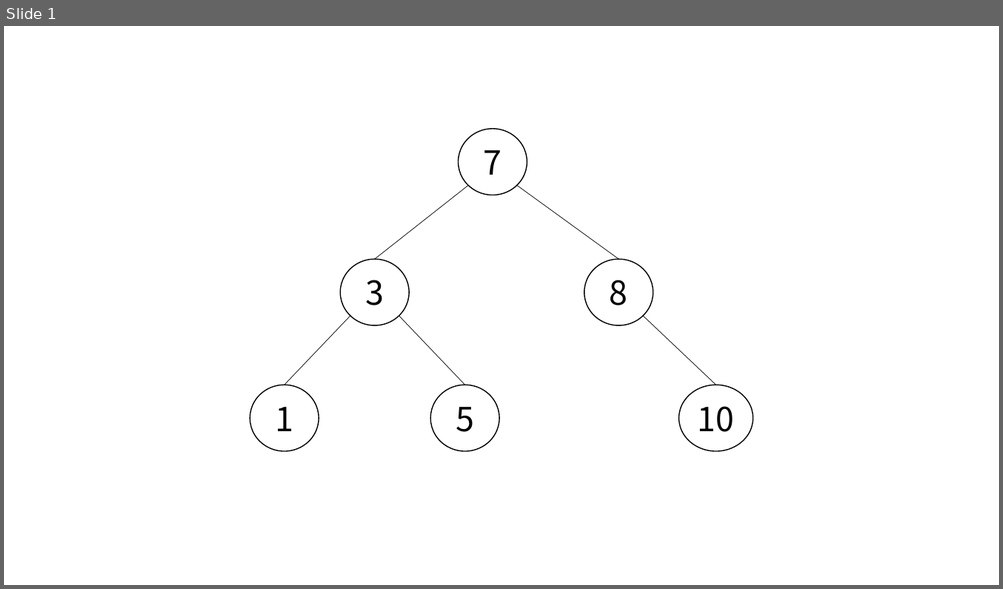
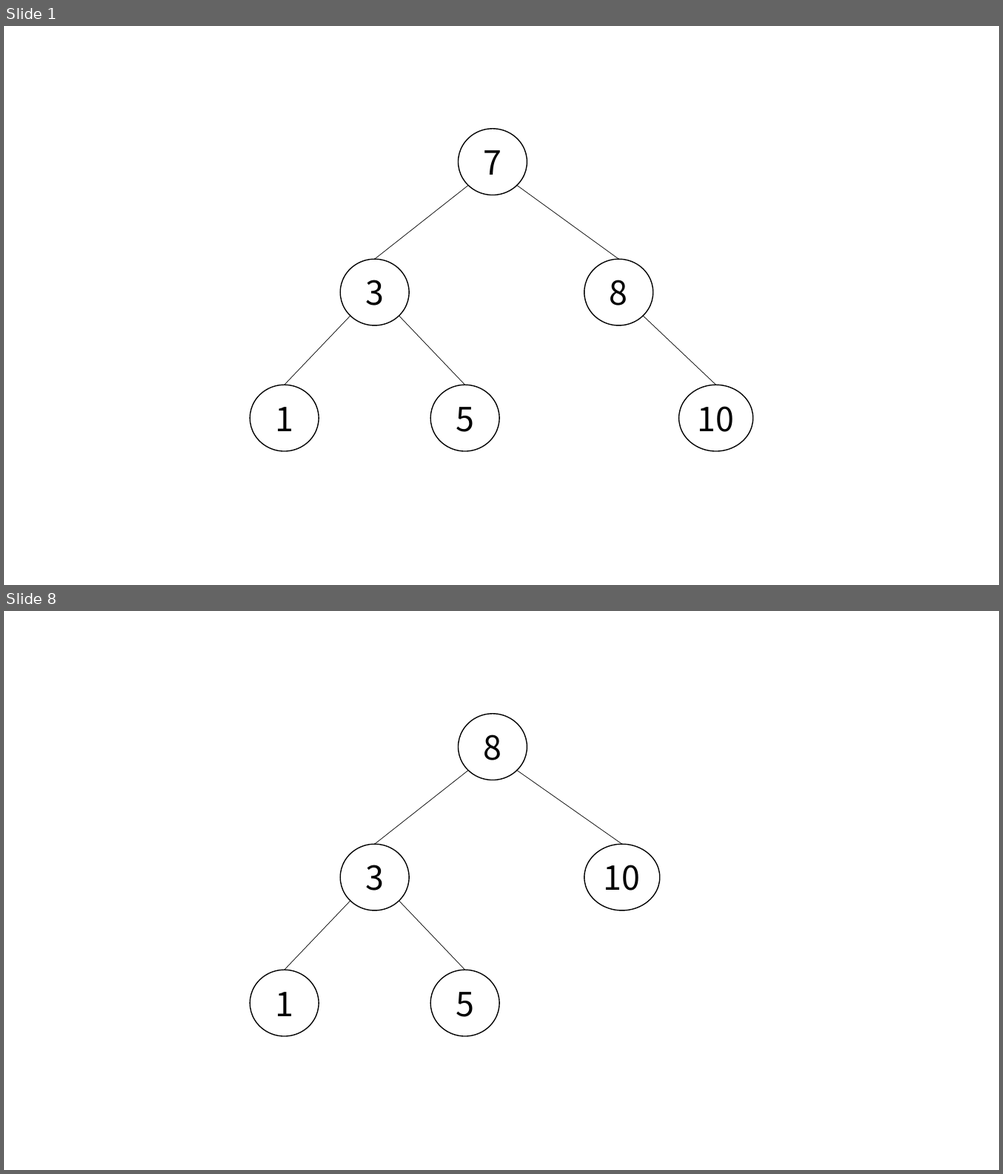
Before and after one commit to glitter1221/algorithm, a slide deck: binarySearchTree/binarySearchTree.pptx. Shown one above the other, each under a label of ours: slide 1 before the commit, slides 1 and 8 after it; the slides between them are not shown. The pictures are 1003x589 and 1003x1174 pixels, drawn with LibreOffice and Linux fonts; fonts in the diff are those of the drawing. Boxes give left, top, right and bottom in pixels: in the first picture for what was removed or moved away, otherwise in the second. Text is boxed around its words. In the diff, an @@ line names an element or a change of style, - is before the commit and + after.

```diff
--- a/binarySearchTree/binarySearchTree.pptx
+++ b/binarySearchTree/binarySearchTree.pptx
@@ slide 8 added at (x1=4, y1=611, x2=999, y2=1170), background #FFFFFF @@
@@ ellipse added at (x1=458, y1=714, x2=527, y2=780), outline #000000 1 pt, 32 pt, text #000000 @@
+8
@@ line added from (468, 771) to (375, 845), #000000 0.5 pt @@
@@ line added from (517, 771) to (622, 845), #000000 0.5 pt @@
@@ ellipse added at (x1=341, y1=845, x2=409, y2=911), outline #000000 1 pt, 32 pt, text #000000 @@
+3
@@ ellipse added at (x1=584, y1=845, x2=660, y2=911), outline #000000 1 pt, 32 pt, text #000000 @@
+10
@@ line added from (350, 901) to (284, 970), #000000 0.5 pt @@
@@ line added from (398, 901) to (465, 970), #000000 0.5 pt @@
@@ ellipse added at (x1=250, y1=970, x2=318, y2=1037), outline #000000 1 pt, 32 pt, text #000000 @@
+1
@@ ellipse added at (x1=431, y1=970, x2=499, y2=1037), outline #000000 1 pt, 32 pt, text #000000 @@
+5
```
Also in this commit, not shown: 1 slide changed, 5 other slides added, 8 other files.
